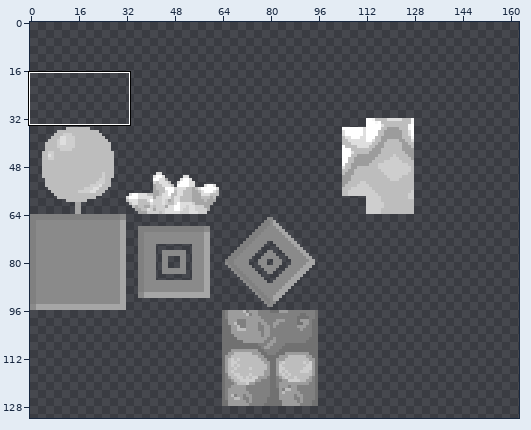
Edited in one commit: sprite sheet (Locust.gmx/background/images/tiles.png). The picture above shows the old version from afar; the outline marks the close-up.
Close-up. The starting point:
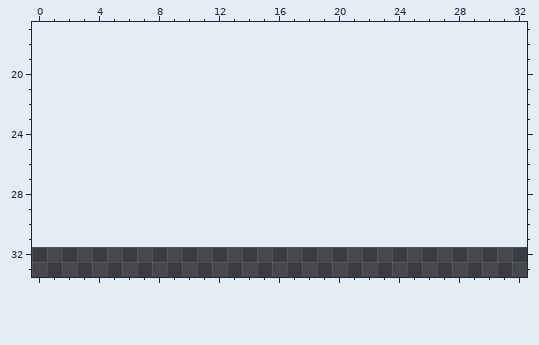
The file is 128x128 pixels. Colours within 5 levels of each other are drawn and written as one. Shown: x 0..32, y 17..33. The old version is drawn lined up with the new one, on the new canvas. The wide view leaves out empty margins. The commit also changed other parts of the picture, which this record leaves out.
Now the later version:
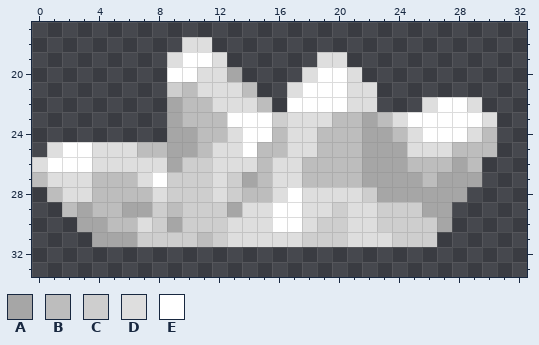
Palette (. is transparent): A #a6a6a6  B #bdbdbd  C #cecece  D #dedede  E #ffffff
Edits made:
canvas 128x128 -> 256x256, the old top-left corner now at 0,32
Colour A now appears in row 20 at x 13; in row 22 at x 9; in row 23 at x 9 and 22; in row 24 at x 9 to 10 and 22 to 23; in row 25 at x 9 to 10 and 22 to 24; in row 26 at x 9, 22 to 24 and 28.
Colour A now appears in row 27 at x 14, 22 to 25 and 27 to 29; in row 28 at x 23 to 28; in row 29 at x 3, 6 to 7, 13 and 26 to 27; in row 30 at x 3 to 4, 9 and 27; in row 31 at x 4 to 6.
Colour B now appears in row 21 at x 10 and 14; in row 22 at x 10 to 11 and 15; in row 23 at x 10 to 12, 20 to 21 and 23; in row 24 at x 11 to 12, 16, 19 to 21, 24 and 30; in row 25 at x 7 to 8, 11, 15 to 16, 19 to 21 and 28 to 30; in row 26 at x 15, 18 to 21, 25 to 27 and 29.
Colour B now appears in row 27 at x 0, 4 to 6, 15, 18 to 21 and 26; in row 28 at x 1, 4 to 7 and 14 to 15; in row 29 at x 2, 4 to 5 and 9; in row 30 at x 5 to 6; in row 31 at x 11.
Colour C now appears in row 21 at x 9; in row 23 at x 16; in row 26 at x 10 to 11; in row 27 at x 9 to 11 and 13; in row 28 at x 9 to 11, 13 and 22; in row 29 at x 8, 10 to 12, 20 and 23 to 25.
Colour C now appears in row 30 at x 8, 10 to 12, 19 to 20 and 23 to 26; in row 31 at x 7 to 10, 12, 18 to 20 and 24 to 26.
Colour D now appears in row 18 at x 10 to 11; in row 19 at x 9, 12 and 19 to 20; in row 20 at x 11 to 12, 18 and 21; in row 21 at x 11 to 13, 17 and 21 to 22; in row 22 at x 12 to 14, 21 to 22, 26 and 29; in row 23 at x 17 to 19, 24 and 30.
Colour D now appears in row 24 at x 13, 17 to 18, 25 and 29; in row 25 at x 1, 4 to 6, 12 to 13, 17 to 18 and 25 to 27; in row 26 at x 0, 4 to 8, 12 to 14 and 16 to 17; in row 27 at x 1 to 3, 7, 12 and 16 to 17; in row 28 at x 2 to 3, 8, 12, 16 and 18 to 21; in row 29 at x 14 to 15, 18 to 19 and 21 to 22.
Colour D now appears in row 30 at x 7, 13 to 15, 18 and 21 to 22; in row 31 at x 13 to 17 and 21 to 23.
Colour E now appears in row 19 at x 10 to 11; in row 20 at x 9 to 10 and 19 to 20; in row 21 at x 18 to 20; in row 22 at x 17 to 20 and 27 to 28; in row 23 at x 13 to 15 and 25 to 29; in row 24 at x 14 to 15 and 26 to 28.
Colour E now appears in row 25 at x 2 to 3 and 14; in row 26 at x 1 to 3; in row 27 at x 8; in row 28 at x 17; in rows 29 to 30 at x 16 to 17.
Changed places in both close-ups, as pixel boxes (x1, y1, x2, y2):
added: (32, 37, 497, 247)
